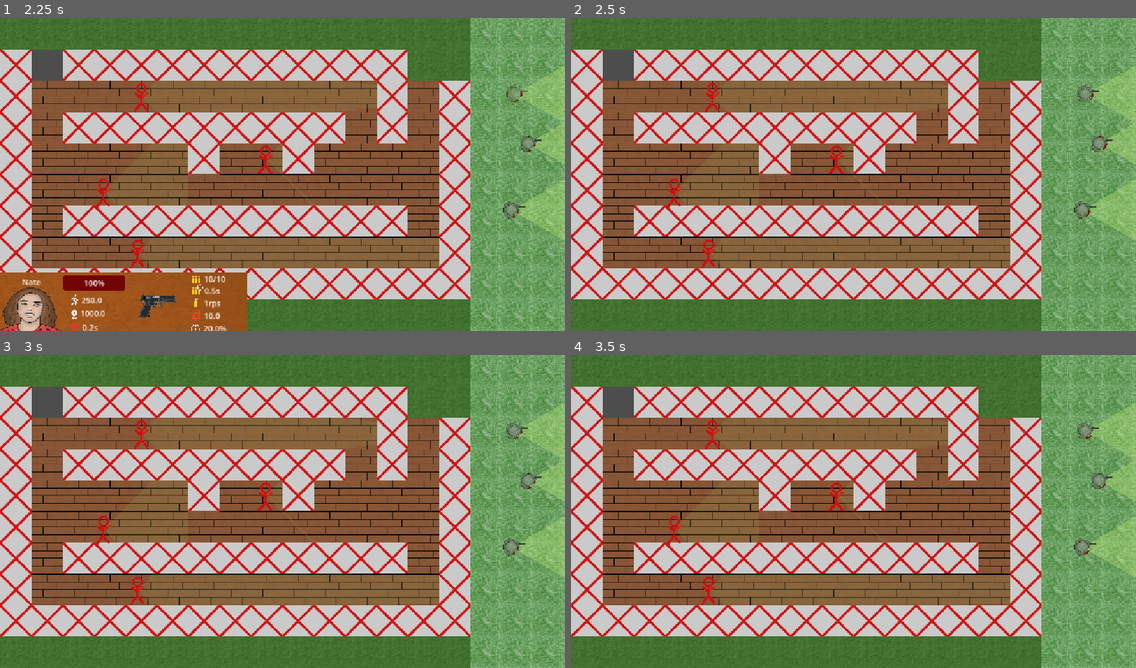
Above: before the commit, frames 1-4 (two rows, left to right).
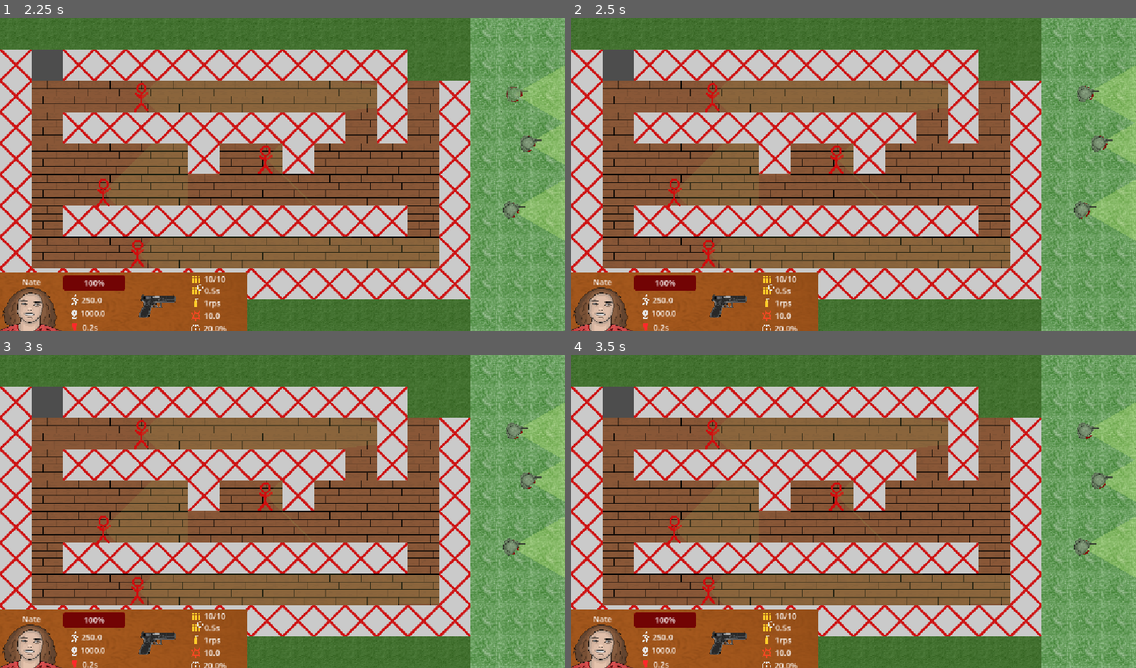
Above: after the commit, the same moments.

Repository: NevenIlincic/Tactical_Move
Game: Godot game, scene res://Scenes/Test_Scene.tscn
Two runs of this game, one before a commit and one after it. Both use one fixed random seed, a clock stepped at 60 frames per second and the inputs below. The engine's default icon, where the game draws it, is replaced by a stand-in: a white triangle on a blue panel in a dark square.
Inputs (mouse positions are in pixels of both pictures, inside the frame that each line leads up to):
- Up to frame 1 (2.25 s): tap Enter at 0.5 s; drag from (514, 208) to (101, 193) at 0.52 s; tap W (reset_look_at_path) at 1.25 s; drag from (525, 143) to (101, 193) at 1.27 s; tap Q (reset_path) at 2 s; move the mouse to (514, 93) at 2.02 s; hold Ctrl (camera_drag) from 2.03 s (still down); click (514, 93) at 2.17 s
- Up to frame 2 (2.5 s): keep holding Ctrl (camera_drag); tap Space (move_confirm) at 2.3 s
- Up to frame 3 (3 s): release Ctrl (camera_drag) at 2.75 s; tap X (reset_rotate_player_after_move) at 2.75 s; drag from (254, 574) to (525, 480) at 2.77 s
- Up to frame 4 (3.5 s): no input

Frame 1 is identical in both runs. In frame 2, 8.2% of the frame differs, in the area x 0-44%, y 81-100%; in frame 3, 8.2%; in frame 4, 8.2%.

Commit message:
[FIX] Softlocking when reseting player path

Diff:
--- a/Scripts/Patterns/State/Level_State/player_move_set_state.gd
+++ b/Scripts/Patterns/State/Level_State/player_move_set_state.gd
@@ -27,18 +27,13 @@
 	if Input.is_action_just_pressed("move_confirm"):
 		if player_selection_manager.selected_player:
 			player_selection_manager.deselect_player()
+		#print(players_set_for_move)
 		if check_can_do_action():
-			#Signals.move_player.emit(level.tile_map)
 			Signals.action_started.emit()
 			level.set_level_state(ActionState.new([level]))
 
-		#else:
-			#print(occupied_target_tiles)
-
 	if Input.is_action_pressed("drawing"):
 		if selected_player:
-			if not players_set_for_move.has(selected_player):
-				players_set_for_move[selected_player] = true
 			is_drawing = true
 	else:
 		if selected_player:
@@ -80,7 +75,8 @@
 				if not is_path_blocked(last_mouse_pos, mouse_pos):
 					var mouse_global_position: Vector2 = level.get_global_mouse_position()
 					player_selection_manager.selected_player.add_point_to_path(mouse_global_position)
-
+					if not players_set_for_move.has(player_selection_manager.selected_player):
+						players_set_for_move[player_selection_manager.selected_player] = true
 
 func is_path_blocked(from: Vector2, to: Vector2) -> bool:
 	var space_state = level.get_world_2d().direct_space_state
--- a/Scripts/Soldier/Enemy/enemy.gd
+++ b/Scripts/Soldier/Enemy/enemy.gd
@@ -144,7 +144,7 @@
 		else:
 			defense_score += clampf(500.0/ (distance_to_player*(player_allies_nearby+1)), 0.0, 3.0)
 
-		print(self, " ", attack_score, " ", defense_score)
+		#print(self, " ", attack_score, " ", defense_score)
 		if defense_score > attack_score:
 			intent_for_player = Intent.DEFEND
 
